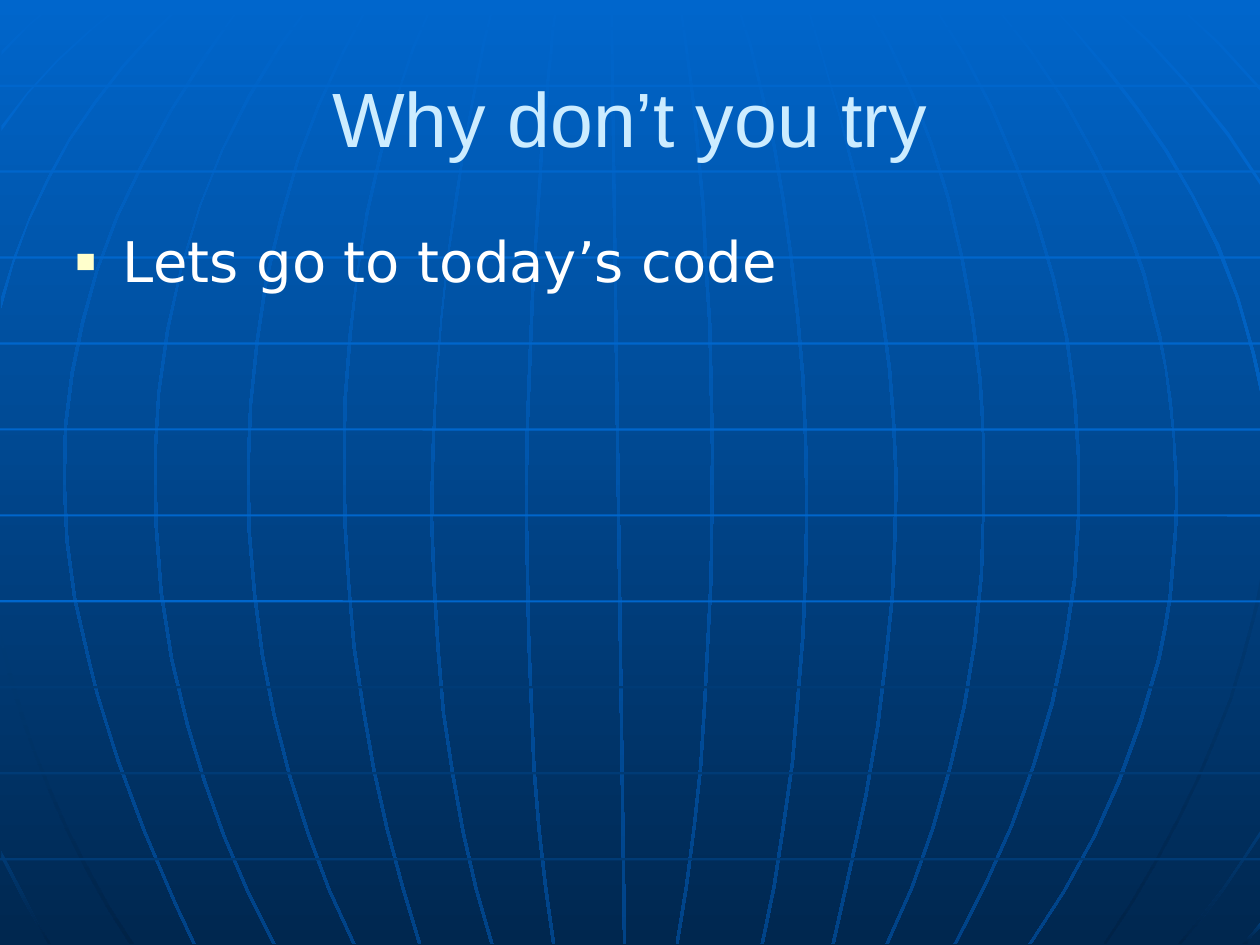
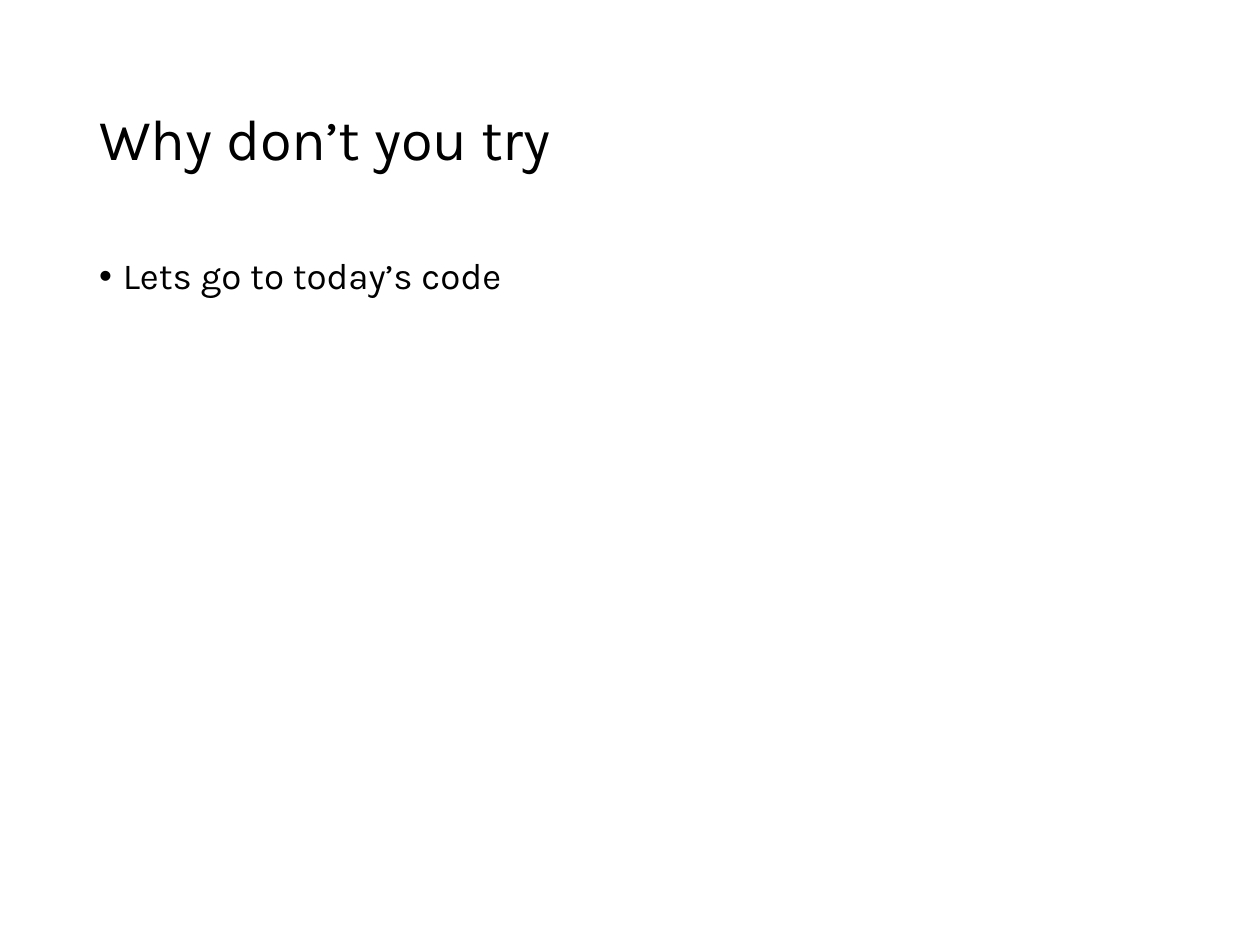
Before and after one commit to RHIT-CSSE/csse304, a slide deck: slide 5 of ClassMaterials/MapApply/RecursionMapApplyLambdaLet.pptx (slide 4 before the commit). Drawn at 1260x945 pixels with LibreOffice and Linux fonts; fonts in the diff are those of the drawing. Boxes give left, top, right and bottom in pixels: in the first picture for what was removed or moved away, otherwise in the second. Text is boxed around its words. In the diff, an @@ line names an element or a change of style, - is before the commit and + after.

```diff
--- a/ClassMaterials/MapApply/RecursionMapApplyLambdaLet.pptx
+++ b/ClassMaterials/MapApply/RecursionMapApplyLambdaLet.pptx
@@ background gradient #0066CC to #004488 to #FFFFFF @@
@@ title "Why don’t you try" moved from (x1=332, y1=91, x2=926, y2=162) to (x1=99, y1=120, x2=550, y2=174) @@
@@ title "Why don’t you try" at (x1=99, y1=120, x2=550, y2=174): size 44 to 33 pt, font Arial to Karla, text colour #CCECFF to #000000; alignment centre to left; line spacing 1 to 0.9 @@
@@ text "Lets go to today’s code" moved from (x1=123, y1=239, x2=777, y2=294) to (x1=123, y1=264, x2=501, y2=298) @@
@@ text "Lets go to today’s code" at (x1=123, y1=264, x2=501, y2=298): size 32 to 21 pt, font DejaVu Sans to Karla, text colour #FFFFFF to #000000; bullet ■ to •; line spacing 1 to 0.9; more space between paragraphs @@
@@ group removed at (x1=0, y1=0, x2=1260, y2=945): 24 freeform shapes, 10 lines @@
```
Also in this commit, not shown: 4 other slides changed, 1 slide added, 6 slides removed, 3 other files.
